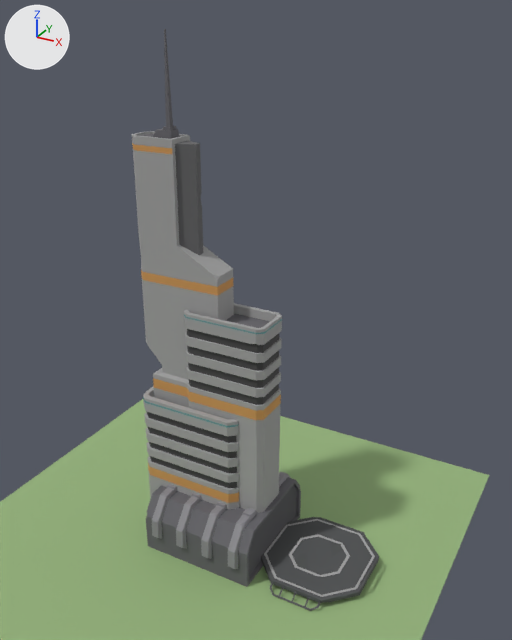
Before and after pictures for a commit that changed the glTF model packages/client/public/assets/models/buildings/cold-fusion-facility.glb.
Both versions are drawn from a 50 mm lens placed at (22.4, -34.8, 34.7), pointed at (3.3, 0.1, 17.3). The lights are fixed; the arrows at upper left show +X, +Y and +Z. The first picture is the older version. Vertices at exactly the same position are counted once.

In view in the first picture: 'ColdFusion_Main', 'ColdFusion_Pad', 'Ground'.
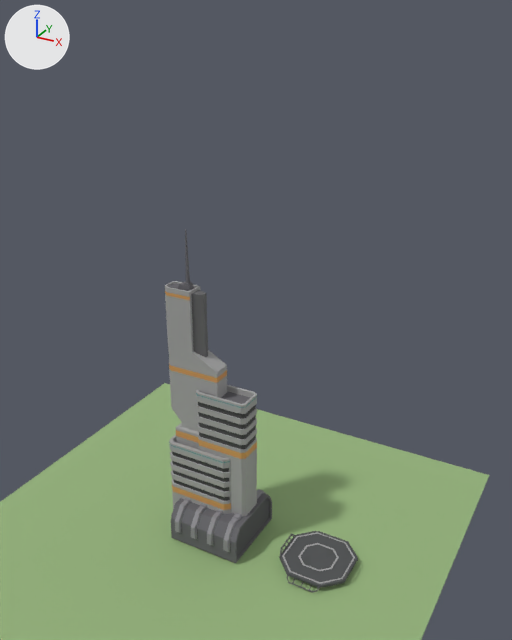
Boxes (x1, y1, x2, y2) around the edits, measured in the pictures (512 x 640 px):
'ColdFusion_Main', moved, rescaled (36% narrower, 40% shorter): before (132, 29, 301, 587); after (165, 229, 272, 563)
'ColdFusion_Pad', rescaled (33% narrower, 35% shorter): before (261, 517, 379, 611); after (279, 531, 358, 592)

What the commit changed:
me_mesh is used by ob_coldfusion_main; location (0.0, 0.0, 0.15).
me_mesh had 855 vertices, 1694 faces and spanned x -4.8..4.8, y -4.3..4.3, z 0.0..33.5.
me_mesh now has 855 vertices, 1694 faces and spans x -3.2..3.2, y -2.8..2.8, z 0.2..22.1.
me_mesh part 1: the whole mesh is scaled about its middle by 0.657, then moved by (0.0, 0.0, -5.6).
me_mesh_001 is used by ob_coldfusion_pad; location (8.0, 0.0, 0.15).
me_mesh_001 had 352 vertices, 572 faces and spanned x -3.75..3.75, y -3.94..3.94, z 0.0..1.19.
me_mesh_001 now has 352 vertices, 572 faces and spans x 5.54..10.46, y -2.59..2.59, z 0.15..0.93.
me_mesh_001 part 2: the whole mesh is scaled about its middle by 0.657, then moved by (8.0, 0.0, -0.05).
Object 'ColdFusion_Pad' (ob_coldfusion_pad) moves from (8.0, 0.0, 0.15) to (0.0, 0.0, 0.15).
